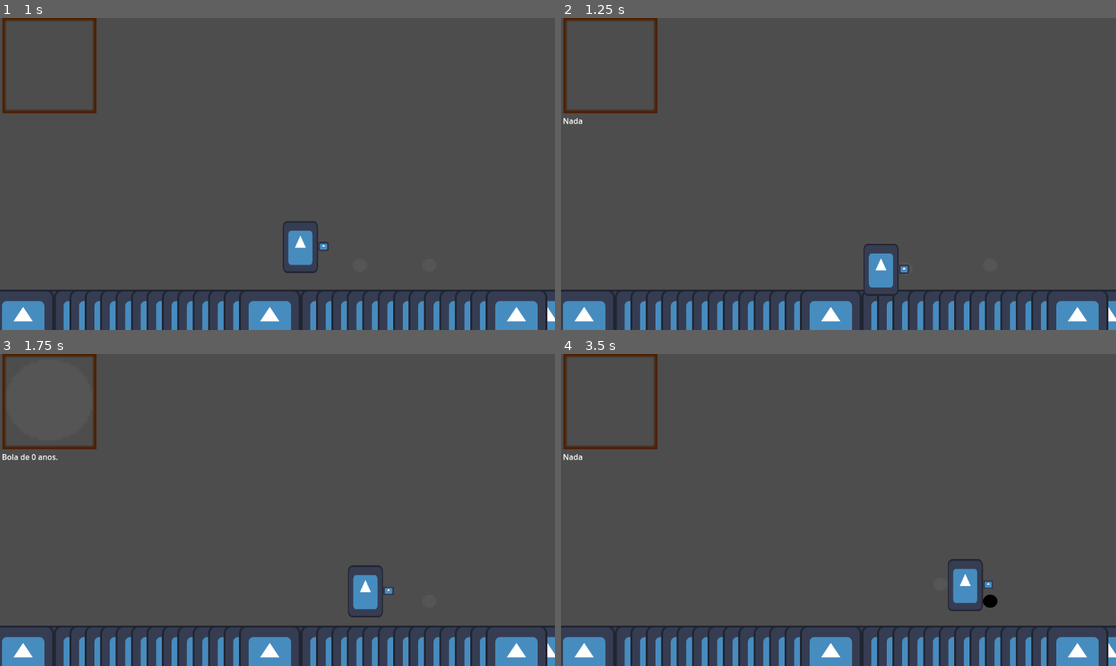
Above: before the commit, frames 1-4 (two rows, left to right).
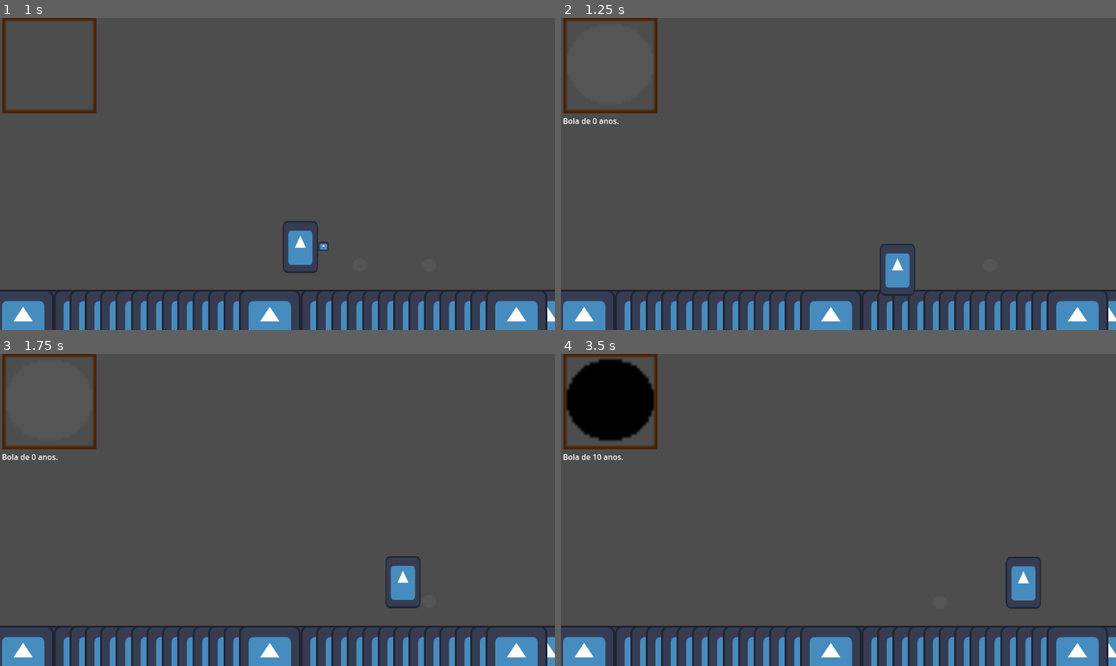
Above: after the commit, the same moments.

Repository: DanielKuhnDeAraujo/OutOfTime
Game: Godot game, scene res://secenes/jogo.tscn
Two runs of this game, one before a commit and one after it. Both use one fixed random seed, a clock stepped at 60 frames per second and the inputs below. The engine's default icon, where the game draws it, is replaced by a stand-in: a white triangle on a blue panel in a dark square.
Inputs:
- Up to frame 1 (1 s): tap Enter (ui_accept) at 0.5, 0.77 s; hold Right (ui_right) from 0.53 s (still down); hold X (instanciar) from 0.53 s (still down); tap Z (pegar) at 0.8 s
- Up to frame 2 (1.25 s): keep holding Right (ui_right); keep holding X (instanciar); tap Enter (ui_accept) at 1.07 s
- Up to frame 3 (1.75 s): keep holding Right (ui_right); release X (instanciar) at 1.28 s; tap Z (pegar) at 1.35 s; tap Enter (ui_accept) at 1.52, 1.55 s
- Up to frame 4 (3.5 s): tap Enter (ui_accept) at 1.82, 2.1, 3.02, 3.32 s; release Right (ui_right) at 2.03 s; hold Left (ui_left) 2.03-2.78 s; hold X (instanciar) 2.03-2.78 s; hold Right (ui_right) from 2.78 s (still down); tap V (futuro) at 2.85 s; tap Z (pegar) at 3.05 s

Frame 1 is identical in both runs. In frame 2, 0.9% of the frame differs, in the area x 0-64%, y 32-90%; in frame 3, 1.3%; in frame 4, 4.9%, in the area x 0-87%, y 1-83%.

Commit message:
jump buffer completo

Diff:
--- a/scripts/player.gd
+++ b/scripts/player.gd
@@ -4,6 +4,7 @@
 @onready var animated_sprite_2d_2: AnimatedSprite2D = $AnimatedSprite2D2
 @onready var SpriteInventario = get_parent().get_node("SpriteInventario")
 @onready var label = get_parent().get_node("Nome")
+@onready var jump_buffer: Timer = $Jump_buffer
 
 var ItemGuardadoCena
 var ItemGuardadoSprite
@@ -18,6 +19,7 @@
 const JUMP_VELOCITY = -400.0
 var aceleracao: float = 50
 var friccao: float = 70
+var jump_bufferable: bool
 func _ready() -> void:
 	animated_sprite_2d_2.position.x = -47
 	area_2d.position.x=-47
@@ -27,10 +29,15 @@
 	if not viajando :
 		if not is_on_floor():
 			velocity += get_gravity() * delta
+		elif is_on_floor() and jump_bufferable:
+			pulo()
 		# Handle jump.
-		if Input.is_action_just_pressed("ui_accept") and is_on_floor():
-			velocity.y = JUMP_VELOCITY
-
+		if Input.is_action_just_pressed("ui_accept"):
+			if  is_on_floor():
+				pulo()
+			elif !is_on_floor():
+				jump_buffer.start()
+				jump_bufferable = true
 		# Get the input direction and handle the movement/deceleration.
 		# As good practice, you should replace UI actions with custom gameplay actions.
 		direction = Input.get_axis("ui_left", "ui_right")
@@ -46,9 +53,9 @@
 			velocity.x = SPEED
 
 		move_and_slide()
-		if Input.is_action_pressed("pegar") and not guardado :
+		if Input.is_action_just_pressed("pegar") and not guardado :
 			pegar()
-		if Input.is_action_pressed("instanciar") and guardado :
+		if Input.is_action_just_pressed("instanciar") and guardado :
 			instanciar()
 		if Input.is_action_just_pressed("futuro") :
 			get_parent().futuro()
@@ -84,3 +91,9 @@
 	SpriteInventario.texture = null
 	label.text = "Nada"
 	guardado = false
+
+func pulo():
+	velocity.y = JUMP_VELOCITY
+
+func _on_jump_buffer_timeout() -> void:
+	jump_bufferable = false
--- a/secenes/player.tscn
+++ b/secenes/player.tscn
@@ -51,5 +51,10 @@
 scale = Vector2(0.16111757, 0.14379884)
 sprite_frames = SubResource("SpriteFrames_67aaq")
 
+[node name="Jump_buffer" type="Timer" parent="."]
+wait_time = 0.5
+one_shot = true
+
 [connection signal="timeout" from="pegar_timer" to="." method="_on_pegar_timer_timeout"]
 [connection signal="body_entered" from="Area2D" to="." method="_on_area_2d_body_entered"]
+[connection signal="timeout" from="Jump_buffer" to="." method="_on_jump_buffer_timeout"]
